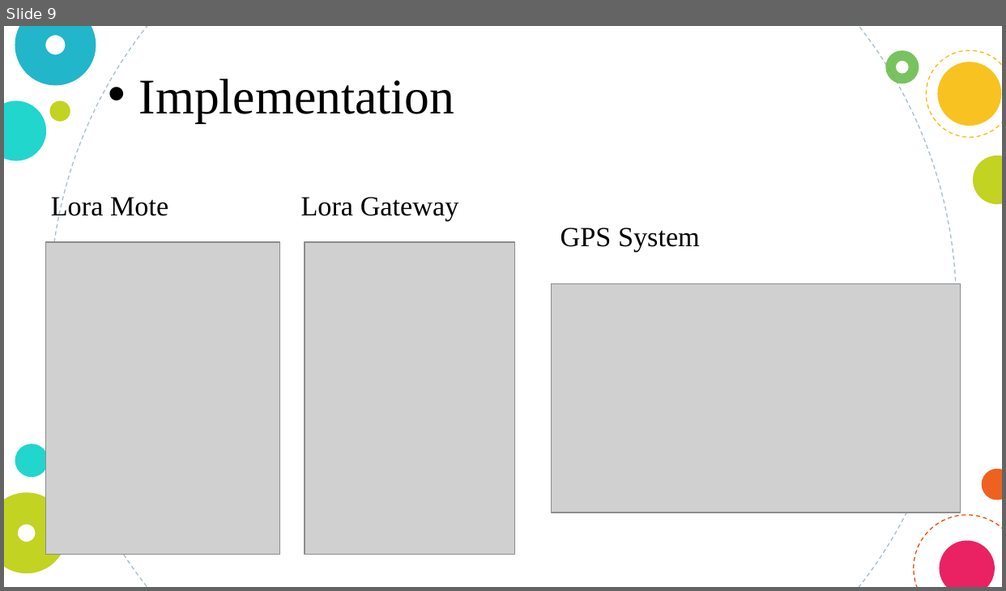
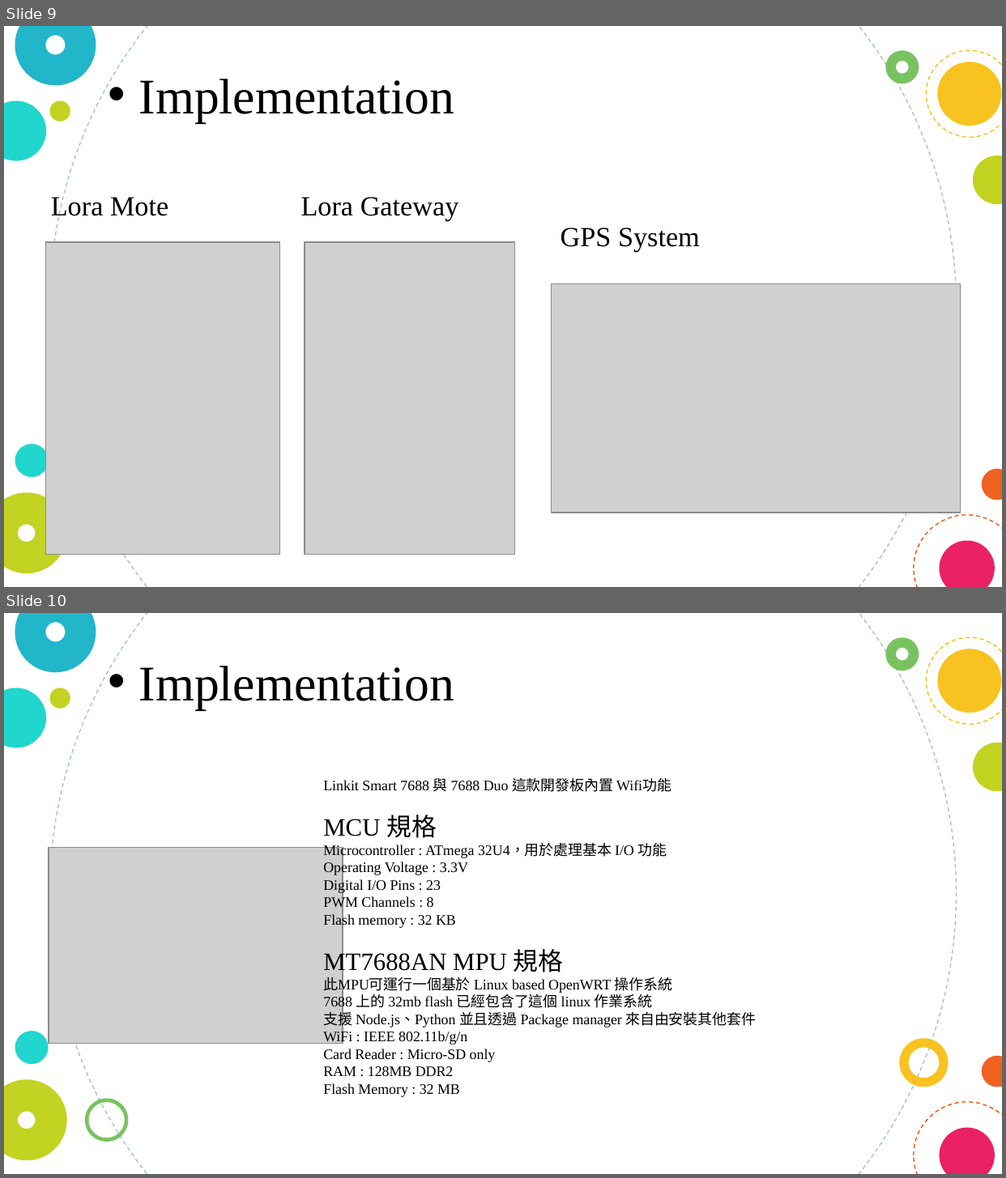
Before and after one commit to frank555076/CSXFinalPpt, a slide deck: lora mongodb final presentation.pptx. Shown one above the other, each under a label of ours: slide 9 before the commit, slides 9 and 10 after it. The pictures are 1006x591 and 1006x1178 pixels, drawn with LibreOffice and Linux fonts; fonts in the diff are those of the drawing; grey boxes stand for pictures. Boxes give left, top, right and bottom in pixels: in the first picture for what was removed or moved away, otherwise in the second. Text is boxed around its words. In the diff, an @@ line names an element or a change of style, - is before the commit and + after.

```diff
--- a/lora mongodb final presentation.pptx
+++ b/lora mongodb final presentation.pptx
@@ slide 10 added at bbox=[4, 613, 1002, 1174], background #FFFFFF; not listed: 14 template elements that a slide beside it also shows @@
@@ text added at bbox=[139, 666, 454, 709], 36 pt, text #000000 @@
+• Implementation
@@ text added at bbox=[323, 778, 756, 1097], 10.5 pt, text #000000 @@
+Linkit Smart 7688 與 7688 Duo 這款開發板內置 Wifi功能
+MCU 規格
+Microcontroller : ATmega 32U4，用於處理基本 I/O 功能
+Operating Voltage : 3.3V
+Digital I/O Pins : 23
+PWM Channels : 8
+Flash memory : 32 KB
+MT7688AN MPU 規格
+此MPU可運行一個基於 Linux based OpenWRT 操作系統
+7688 上的 32mb flash 已經包含了這個 linux 作業系統
+支援 Node.js、Python 並且透過 Package manager 來自由安裝其他套件
+WiFi : IEEE 802.11b/g/n
+Card Reader : Micro-SD only
+RAM : 128MB DDR2
+Flash Memory : 32 MB
@@ picture added at bbox=[49, 848, 343, 1043] @@
@@ donut added at bbox=[899, 1038, 948, 1087], fill #F8BB00 at 87% opacity @@
```
Also in this commit, not shown: 2 slides changed, 1 other slide added.
